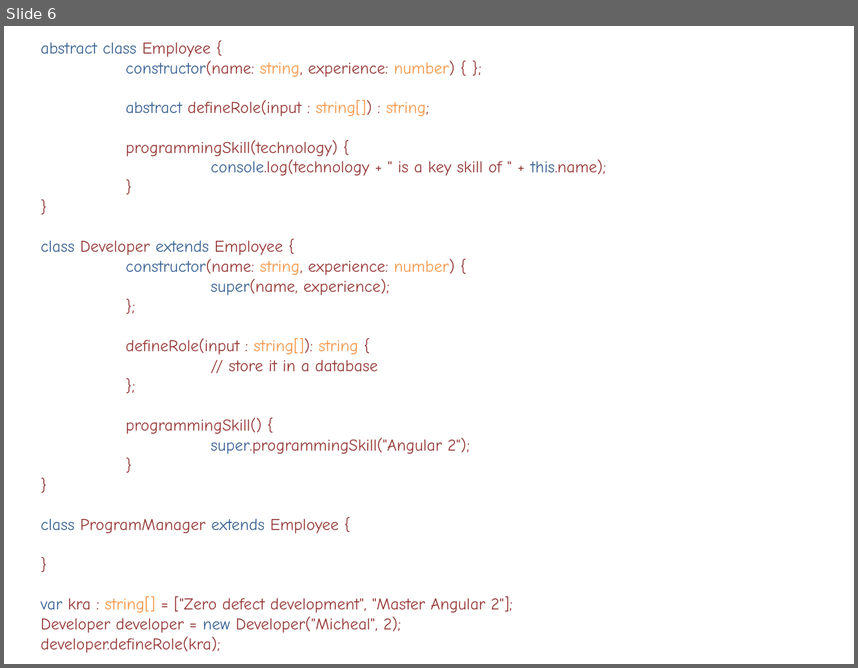
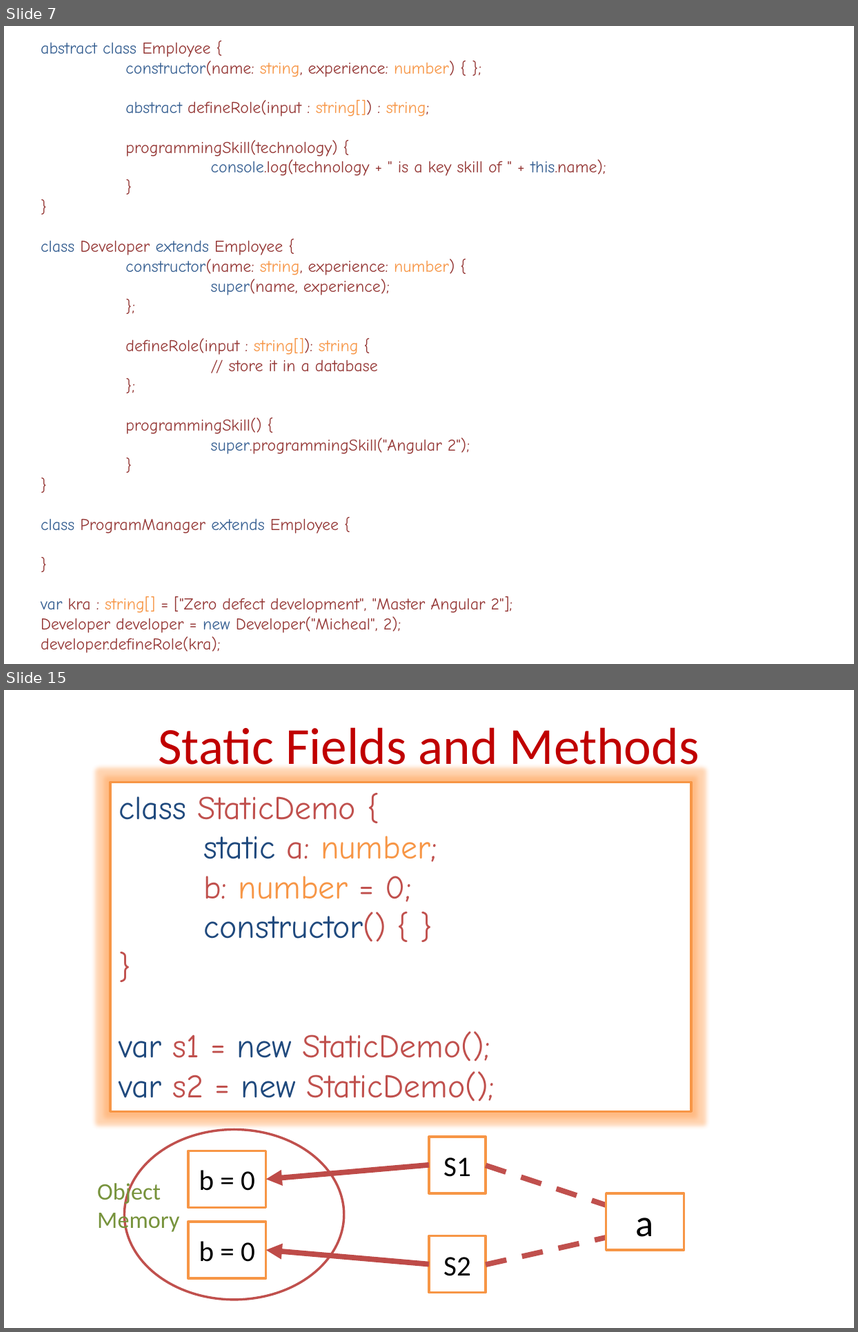
Before and after one commit to nehalsoni23/TypeScript-Training, a slide deck: Object Oriented Programming Training.pptx. Shown one above the other, each under a label of ours: slide 6 before the commit, slides 7 and 15 after it; the slides between them are not shown. The pictures are 858x668 and 858x1332 pixels, drawn with LibreOffice and Linux fonts; fonts in the diff are those of the drawing. Boxes give left, top, right and bottom in pixels: in the first picture for what was removed or moved away, otherwise in the second. Text is boxed around its words. In the diff, an @@ line names an element or a change of style, - is before the commit and + after.

```diff
--- a/Object Oriented Programming Training.pptx
+++ b/Object Oriented Programming Training.pptx
@@ slide 15 added at <box>4,690,854,1328</box>, background #FFFFFF @@
@@ title added at <box>158,727,700,776</box>, 44 pt, text #C00000 @@
+Static Fields and Methods
@@ rectangle added at <box>110,782,691,1111</box>, fill #FFFFFF, outline #F79646 2 pt, 28 pt, text #C0504D @@
+class StaticDemo {
+static a: number;
+b: number = 0;
+constructor() { }
+}
+var s1 = new StaticDemo();
+var s2 = new StaticDemo();
@@ ellipse added at <box>125,1130,344,1299</box>, outline #C0504D 2 pt @@
@@ rectangle added at <box>429,1136,486,1193</box>, fill #FFFFFF, outline #F79646 2 pt, 24 pt, text #000000 @@
+S1
@@ rectangle added at <box>188,1151,267,1208</box>, fill #FFFFFF, outline #F79646 2 pt, 24 pt, text #000000 @@
+b = 0
@@ arrow added from (429, 1164) to (266, 1179), #BF4C48 4.5 pt @@
@@ line added from (486, 1165) to (613, 1207), #C0504D 4.5 pt dashed @@
@@ text added at <box>97,1180,179,1234</box>, 20 pt, text #77933C @@
+Object Memory
@@ rectangle added at <box>606,1193,684,1250</box>, fill #FFFFFF, outline #F79646 2 pt, 32 pt, text #000000 @@
+a
@@ rectangle added at <box>188,1221,267,1279</box>, fill #FFFFFF, outline #F79646 2 pt, 24 pt, text #000000 @@
+b = 0
@@ rectangle added at <box>429,1236,486,1292</box>, fill #FFFFFF, outline #F79646 2 pt, 24 pt, text #000000 @@
+S2
@@ line added from (486, 1264) to (613, 1236), #C0504D 4.5 pt dashed @@
@@ arrow added from (429, 1264) to (266, 1250), #BF4C48 4.5 pt @@
@@ what was slide 6 is now slide 7 @@
```
Also in this commit, not shown: 15 slides changed, 3 other slides added, 3 other files.
